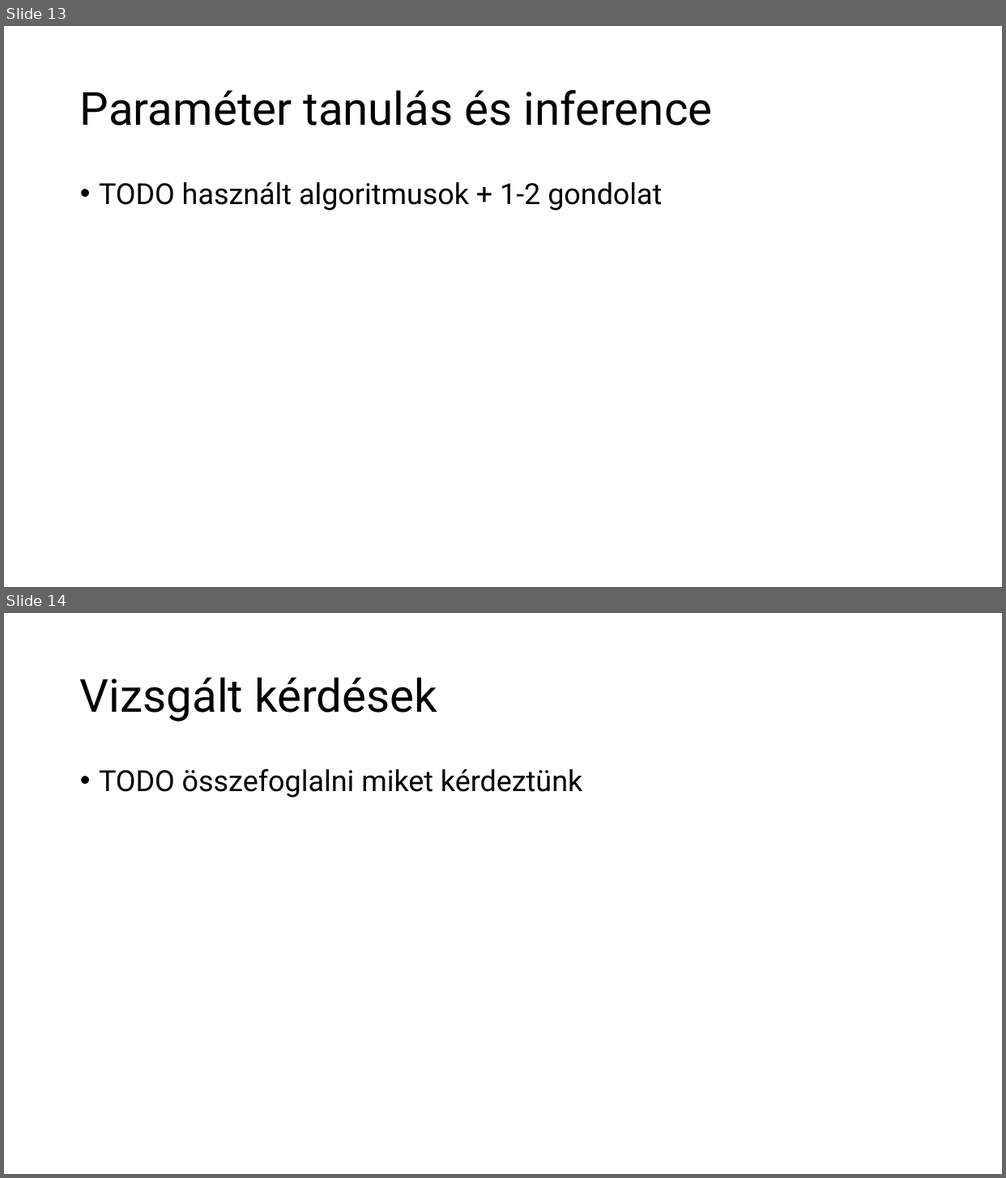
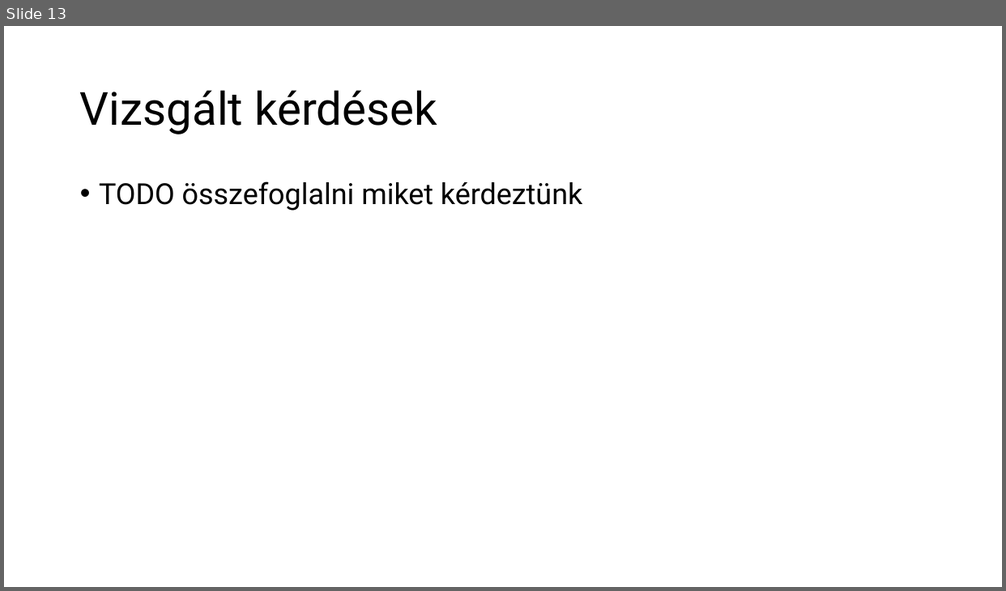
Before and after one commit to annagergaly/french-accidents, a slide deck: Balesetek Franciországban.pptx. Shown one above the other, each under a label of ours: slides 13 and 14 before the commit, slide 13 after it. The pictures are 1006x1178 and 1006x591 pixels, drawn with LibreOffice and Linux fonts; fonts in the diff are those of the drawing. Boxes give left, top, right and bottom in pixels: in the first picture for what was removed or moved away, otherwise in the second. Text is boxed around its words. In the diff, an @@ line names an element or a change of style, - is before the commit and + after.

```diff
--- a/Balesetek Franciországban.pptx
+++ b/Balesetek Franciországban.pptx
@@ slide 13 removed at box(4, 26, 1002, 587), background #FFFFFF @@
@@ title removed at box(80, 90, 713, 126) @@
-Paraméter tanulás és inference
@@ text removed at box(99, 182, 662, 211) @@
-• TODO használt algoritmusok + 1-2 gondolat
@@ what was slide 14 is now slide 13 @@
```
Also in this commit, not shown: 5 slides changed, 1 slide added, 1 other slide removed.
